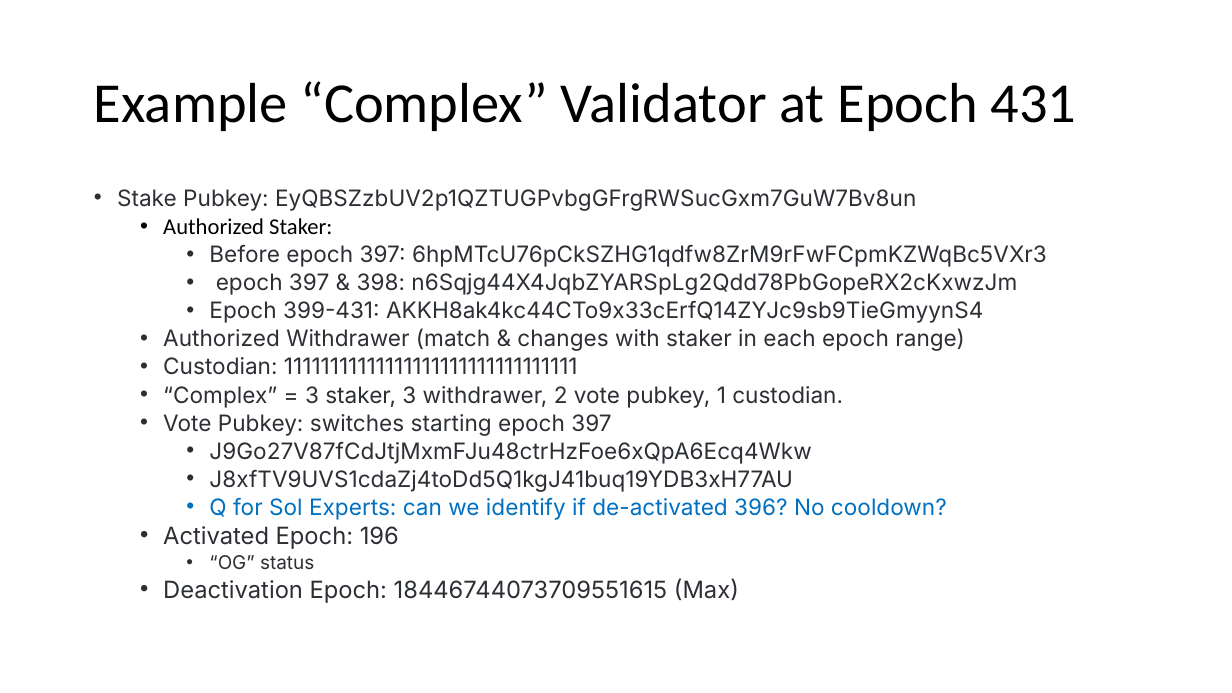
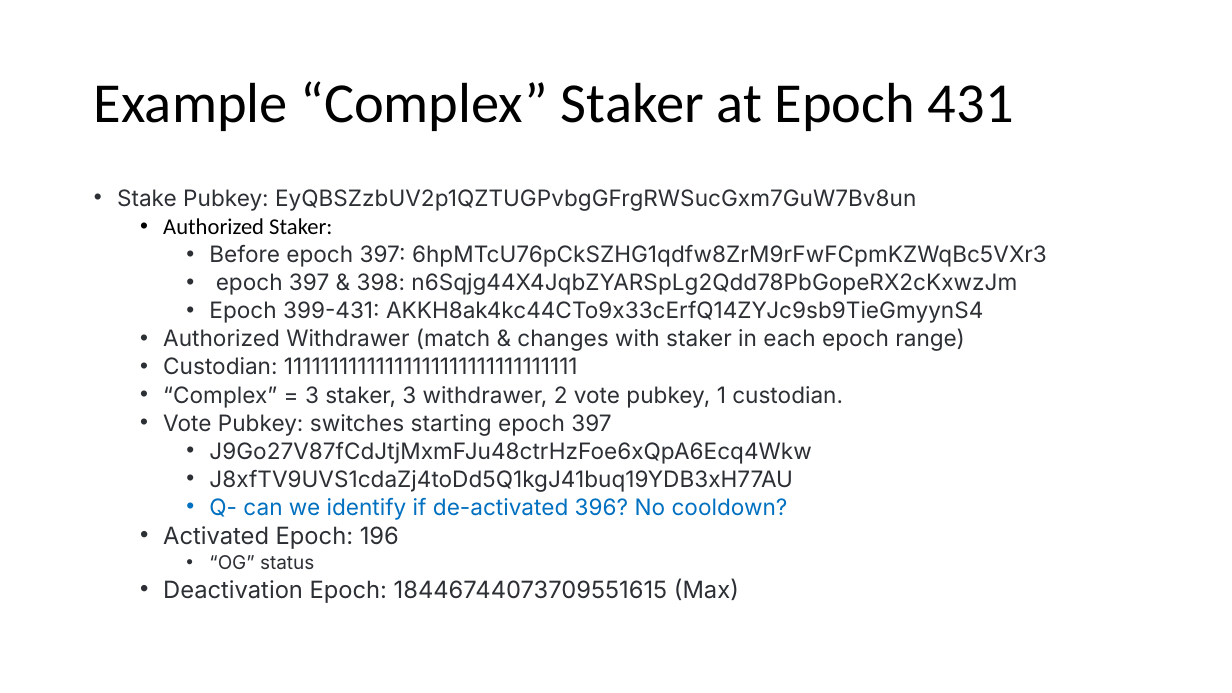
Before and after one commit to fsc-data-science/sol-validator-score, a slide deck: slide 10 of 20230509_draftreview.pptx. Drawn at 1232x693 pixels with LibreOffice and Linux fonts; fonts in the diff are those of the drawing. Boxes give left, top, right and bottom in pixels: in the first picture for what was removed or moved away, otherwise in the second. Text is boxed around its words. In the diff, an @@ line names an element or a change of style, - is before the commit and + after.

```diff
--- a/20230509_draftreview.pptx
+++ b/20230509_draftreview.pptx
@@ title at bbox=[94, 81, 1014, 131]: text changed @@
-Example “Complex” Validator at Epoch 431
+Example “Complex” Staker at Epoch 431
@@ text at bbox=[209, 497, 788, 520]: text changed @@
-    • Q for Sol Experts: can we identify if de-activated 396? No cooldown?
+    • Q- can we identify if de-activated 396? No cooldown?
```
Also in this commit, not shown: 5 other slides changed, 3 slides added, 4 other files.
